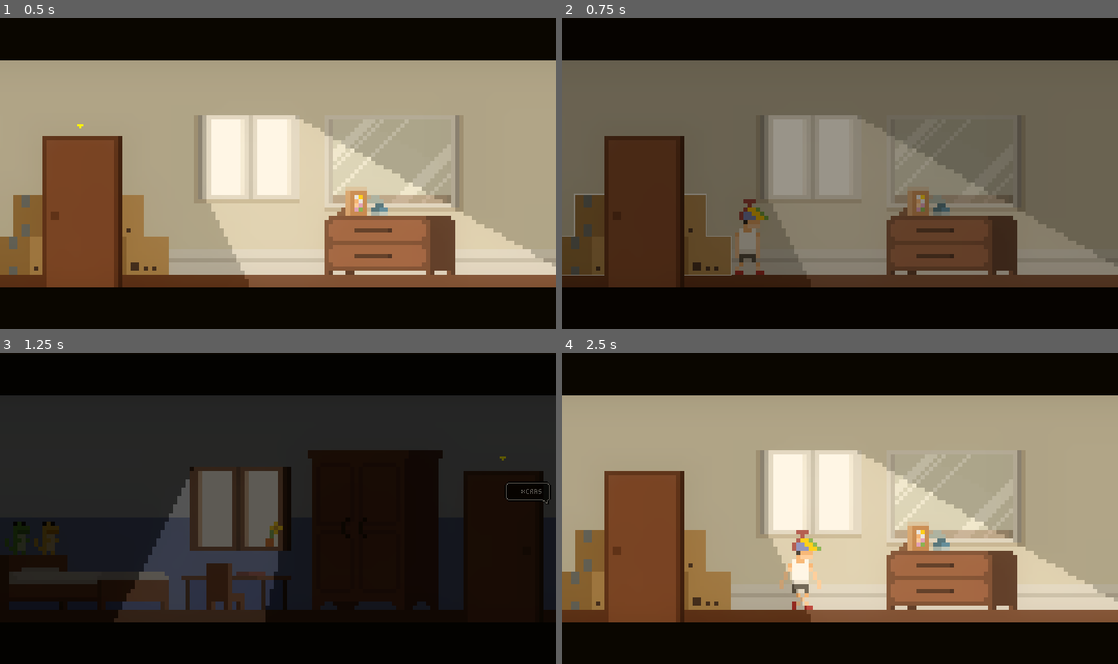
Above: before the commit, frames 1-4 (two rows, left to right).
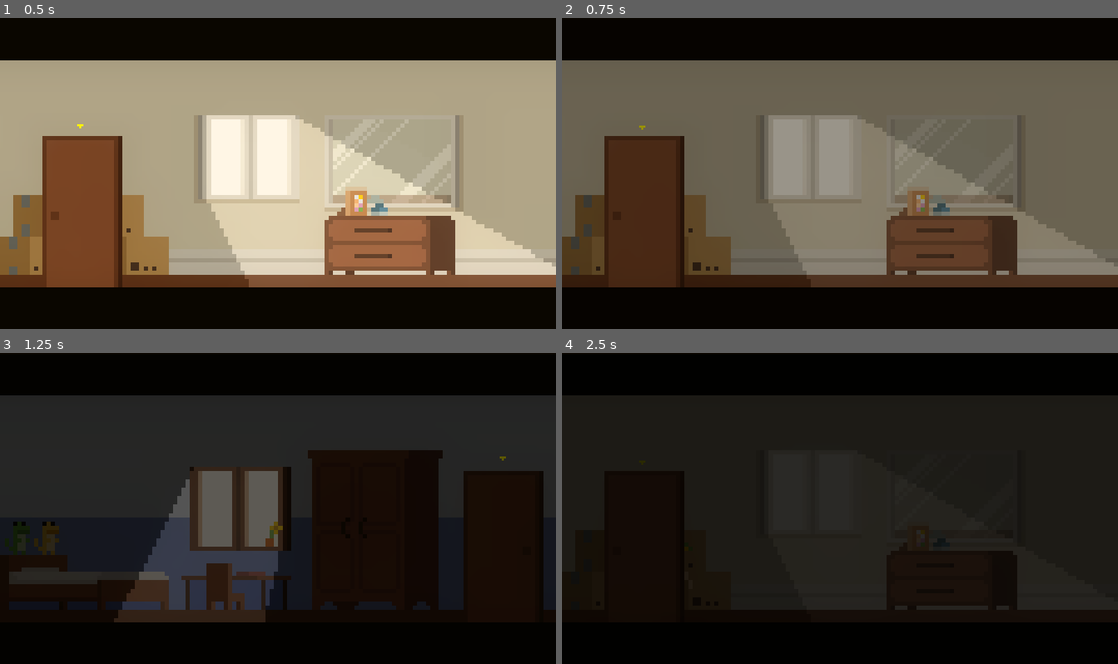
Above: after the commit, the same moments.

Repository: Pemmy0/Mama-Bear
Game: Godot game, scene res://Scenes/Main Scenes/scene_2_corridor.tscn
Two runs of this game, one before a commit and one after it. Both use one fixed random seed, a clock stepped at 60 frames per second and the inputs below. This scene is started directly instead of the project's main scene. Sound files missing from this copy of the repository are replaced by a short silence.
Inputs:
- Up to frame 1 (0.5 s): no input
- Up to frame 2 (0.75 s): tap Enter at 0.5 s; hold D (Right) from 0.53 s (still down); hold Space (Interact) from 0.53 s (still down)
- Up to frame 3 (1.25 s): keep holding D (Right); keep holding Space (Interact)
- Up to frame 4 (2.5 s): release D (Right) at 1.28 s; release Space (Interact) at 1.28 s; hold A (Left) 1.28-2.03 s; tap Space (Interact) at 1.35 s; hold D (Right) from 2.03 s (still down); hold Space (Interact) from 2.03 s (still down)

Frame 1 is identical in both runs. In frame 2, 0.8% of the frame differs, in the area x 0-38%, y 34-83%; in frame 3, 0.1%; in frame 4, 73%, in the area x 0-100%, y 13-87%.

Commit message:
Changed Timmy speed

Diff:
--- a/Scripts/Characters/Timmy.gd
+++ b/Scripts/Characters/Timmy.gd
@@ -1,7 +1,7 @@
 extends CharacterBody2D
 class_name Timmy
 
-@export var SPEED = 75.0 + 400
+@export var SPEED = 75.0
 @export var sfx_footstep: AudioStream
 @export var sfx_interact: AudioStream
 
